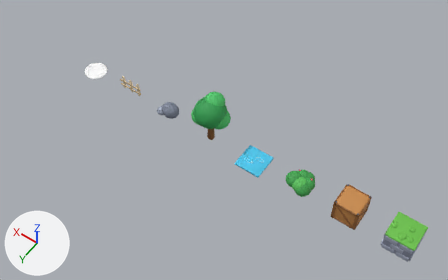
Renders of the glTF model krawall/spiel/arena/objekte.glb from each side of a commit.
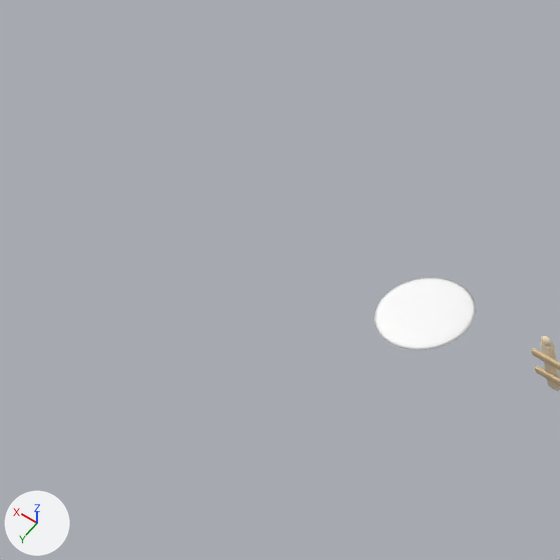
Old and new are each drawn whole from a 50 mm camera at (-1.62, 17.78, 28.25) aimed at (11.08, 0.0, 0.31) and again close up on the part from 0% to 28% of the width and 0% to 45% of the height. The lights are fixed; the arrows at lower left show +X, +Y and +Z. The first two pictures are the older version.

The first close-up shows 'Spawn', 'Zaun'.
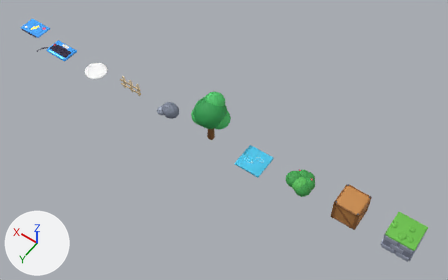
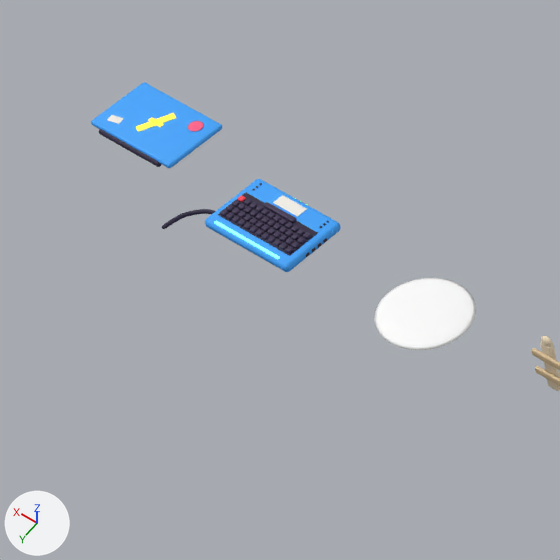
Pixel boxes (x1, y1, x2, y2) of what changed, in the close-ups (560 x 560 px):
'Laptop', added: after (162, 179, 341, 272)
    faces in mat_pc_gehaeuse (blue #3da5ff): (205, 179, 341, 272)
    faces in mat_pc_taste (dark purple #3a2e4f): (220, 199, 311, 253)
    faces in mat_pc_dunkel (dark purple #2a2140): (162, 183, 329, 257)
    faces in mat_pc_hell (white #f4f1ea): (273, 195, 307, 217)
    faces in mat_pc_innen (green #7cffcb, glowing green #7cffcb): (214, 221, 280, 259)
'LaptopDeckel', added: after (91, 82, 222, 168)
    faces in mat_pc_gehaeuse (blue #3da5ff): (91, 82, 222, 168)
    faces in mat_pc_dunkel (dark purple #2a2140): (99, 129, 162, 167)
    faces in mat_pc_logo (yellow #ffd23f, glowing yellow #ffd23f): (136, 113, 176, 132)
    faces in mat_pc_sticker (pink #ff5e8a): (188, 121, 204, 132)

Diff of the bpy script that builds the scene:
```diff
--- a/krawall/spiel/arena/objekte.glb.py
+++ b/krawall/spiel/arena/objekte.glb.py
@@ mat_pc_hell @@
+mat_pc_hell = principled_material('pc_hell')
+mat_pc_hell.base_color = (0.905, 0.88, 0.823)  # white #f4f1ea
+mat_pc_hell.roughness = 0.65
@@ mat_pc_logo @@
+mat_pc_logo = principled_material('pc_logo')
+mat_pc_logo.base_color = (1.0, 0.644, 0.0497)  # yellow #ffd23f
+mat_pc_logo.roughness = 0.65
+mat_pc_logo.emission_color = (1.0, 0.644, 0.0497)  # yellow #ffd23f
+mat_pc_logo.emission_strength = 1.0
@@ mat_pc_gehaeuse @@
+mat_pc_gehaeuse = principled_material('pc_gehaeuse')
+mat_pc_gehaeuse.base_color = (0.0467, 0.376, 1.0)  # blue #3da5ff
+mat_pc_gehaeuse.roughness = 0.65
@@ mat_pc_sticker @@
+mat_pc_sticker = principled_material('pc_sticker')
+mat_pc_sticker.base_color = (1.0, 0.112, 0.254)  # pink #ff5e8a
+mat_pc_sticker.roughness = 0.65
@@ mat_pc_dunkel @@
+mat_pc_dunkel = principled_material('pc_dunkel')
+mat_pc_dunkel.base_color = (0.0232, 0.0152, 0.0513)  # dark purple #2a2140
+mat_pc_dunkel.roughness = 0.65
@@ mat_pc_taste @@
+mat_pc_taste = principled_material('pc_taste')
+mat_pc_taste.base_color = (0.0423, 0.0273, 0.0782)  # dark purple #3a2e4f
+mat_pc_taste.roughness = 0.65
@@ mat_pc_knopf @@
+mat_pc_knopf = principled_material('pc_knopf')
+mat_pc_knopf.base_color = (1.0, 0.063, 0.0953)  # red #ff4757
+mat_pc_knopf.roughness = 0.65
@@ mat_pc_led @@
+mat_pc_led = principled_material('pc_led')
+mat_pc_led.base_color = (0.202, 1.0, 0.105)  # green #7cff5b
+mat_pc_led.roughness = 0.65
+mat_pc_led.emission_color = (0.202, 1.0, 0.105)  # green #7cff5b
+mat_pc_led.emission_strength = 1.0
@@ mat_pc_innen @@
+mat_pc_innen = principled_material('pc_innen')
+mat_pc_innen.base_color = (0.202, 1.0, 0.597)  # green #7cffcb
+mat_pc_innen.roughness = 0.65
+mat_pc_innen.emission_color = (0.202, 1.0, 0.597)  # green #7cffcb
+mat_pc_innen.emission_strength = 1.0
@@ me_laptopdeckel @@
+me_laptopdeckel.from_pydata(...)  # 1812 vertices, 3588 faces; spans x -0.85..0.85, y -1.12..0.05, z -0.05..0.1
+# faces by material slot: [428, 1148, 528, 1284, 200]
+me_laptopdeckel.materials.append(mat_pc_gehaeuse)  # blue #3da5ff
+me_laptopdeckel.materials.append(mat_pc_dunkel)  # dark purple #2a2140
+me_laptopdeckel.materials.append(mat_pc_hell)  # white #f4f1ea
+me_laptopdeckel.materials.append(mat_pc_logo)  # yellow #ffd23f, glowing yellow #ffd23f
+me_laptopdeckel.materials.append(mat_pc_sticker)  # pink #ff5e8a
@@ me_laptop @@
+me_laptop.from_pydata(...)  # 14186 vertices, 28088 faces; spans x -0.86..1.33, y -0.59..0.97, z 0.0..0.21
+# faces by material slot: [428, 5532, 20544, 428, 428, 300, 428]
+me_laptop.materials.append(mat_pc_gehaeuse)  # blue #3da5ff
+me_laptop.materials.append(mat_pc_dunkel)  # dark purple #2a2140
+me_laptop.materials.append(mat_pc_taste)  # dark purple #3a2e4f
+me_laptop.materials.append(mat_pc_knopf)  # red #ff4757
+me_laptop.materials.append(mat_pc_hell)  # white #f4f1ea
+me_laptop.materials.append(mat_pc_led)  # green #7cff5b, glowing green #7cff5b
+me_laptop.materials.append(mat_pc_innen)  # green #7cffcb, glowing green #7cffcb
@@ ob_laptopdeckel @@
+ob_laptopdeckel = bpy.data.objects.new('LaptopDeckel', me_laptopdeckel)
+ob_laptopdeckel.location = (27.0, 0.0, 0.0)
@@ ob_laptop @@
+ob_laptop = bpy.data.objects.new('Laptop', me_laptop)
+ob_laptop.location = (24.0, 0.0, 0.0)
```
